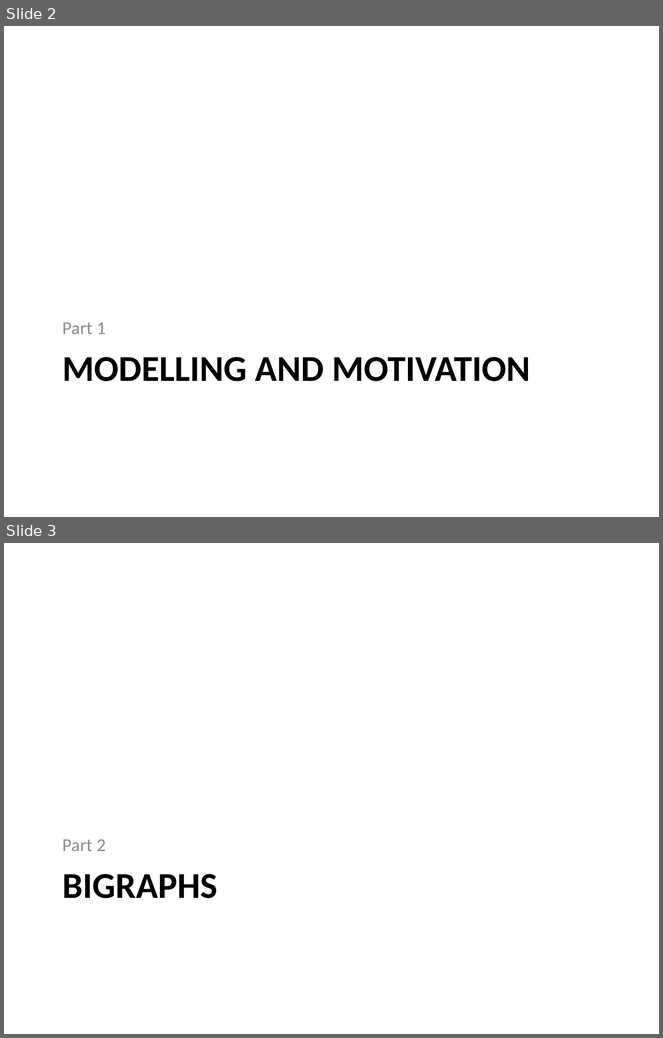
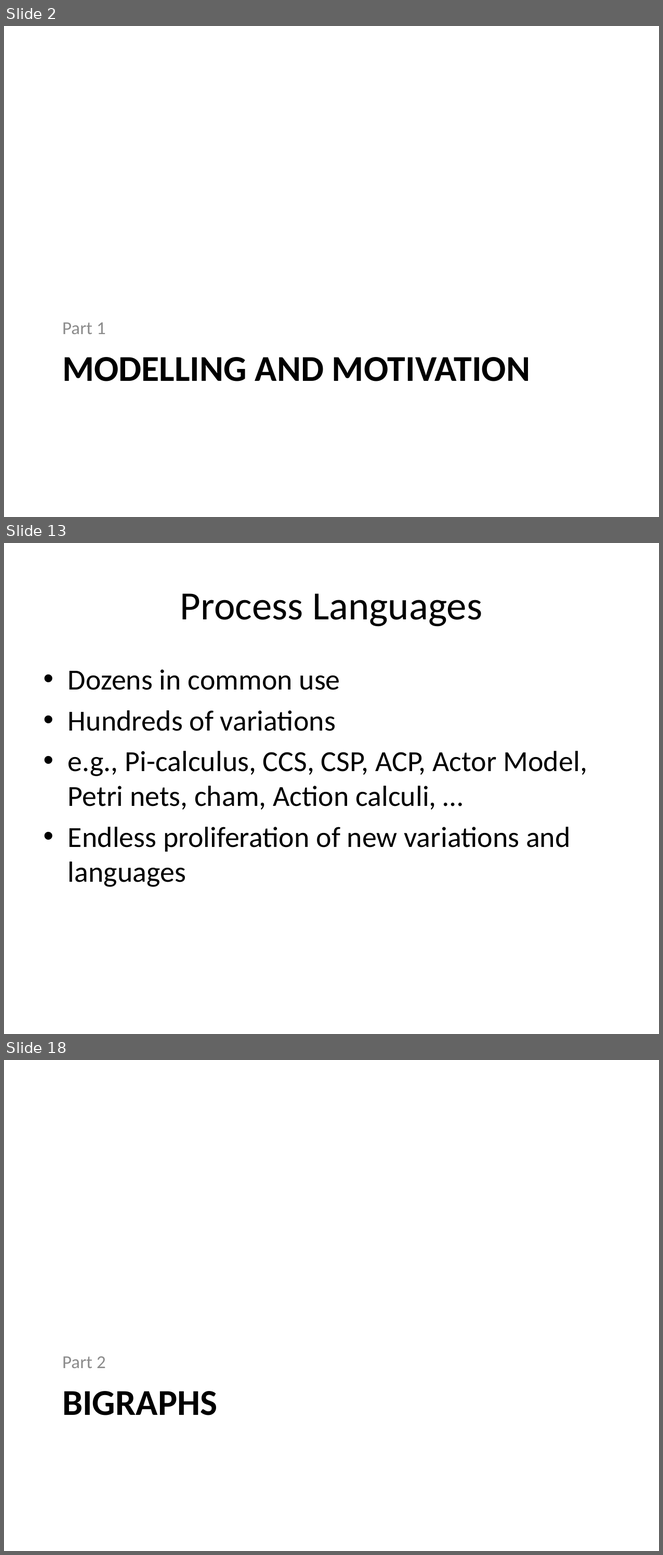
Before and after one commit to gian/defense, a slide deck: PhDDefense.pptx. Shown one above the other, each under a label of ours: slides 2 and 3 before the commit, slides 2, 13 and 18 after it; the slides between them are not shown. The pictures are 663x1038 and 663x1555 pixels, drawn with LibreOffice and Linux fonts; fonts in the diff are those of the drawing. Boxes give left, top, right and bottom in pixels: in the first picture for what was removed or moved away, otherwise in the second. Text is boxed around its words. In the diff, an @@ line names an element or a change of style, - is before the commit and + after.

```diff
--- a/PhDDefense.pptx
+++ b/PhDDefense.pptx
@@ slide 13 added at bbox=[4, 543, 659, 1034], background #FFFFFF @@
@@ title added at bbox=[180, 593, 482, 627], 44 pt, text #000000 @@
+Process Languages
@@ text added at bbox=[68, 669, 587, 887], 32 pt, text #000000 @@
+• Dozens in common use
+• Hundreds of variations
+• e.g., Pi-calculus, CCS, CSP, ACP, Actor Model, Petri nets, cham, Action calculi, …
+• Endless proliferation of new variations and languages
@@ what was slide 3 is now slide 18 @@
```
Also in this commit, not shown: 14 other slides added.
